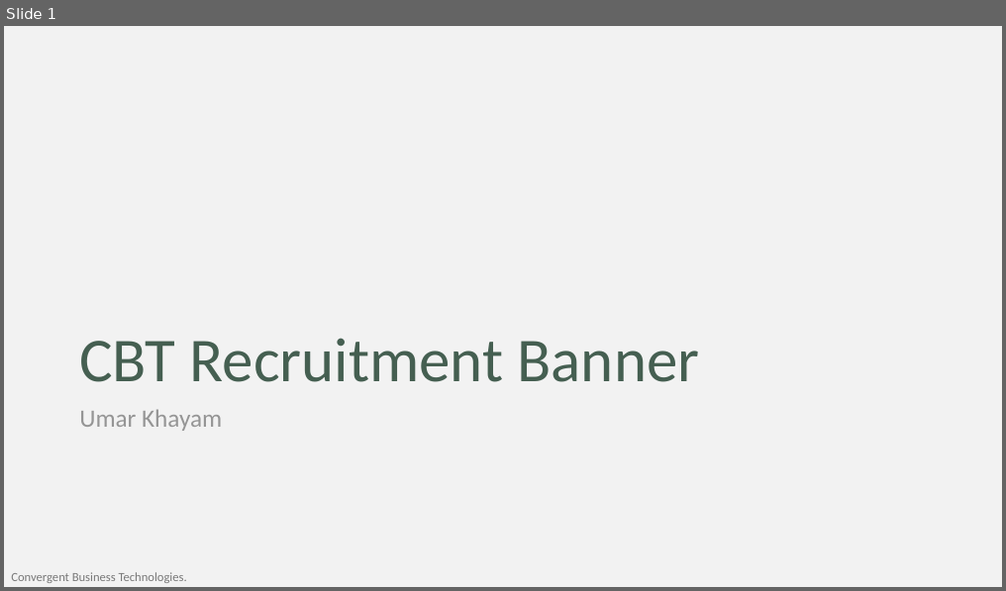
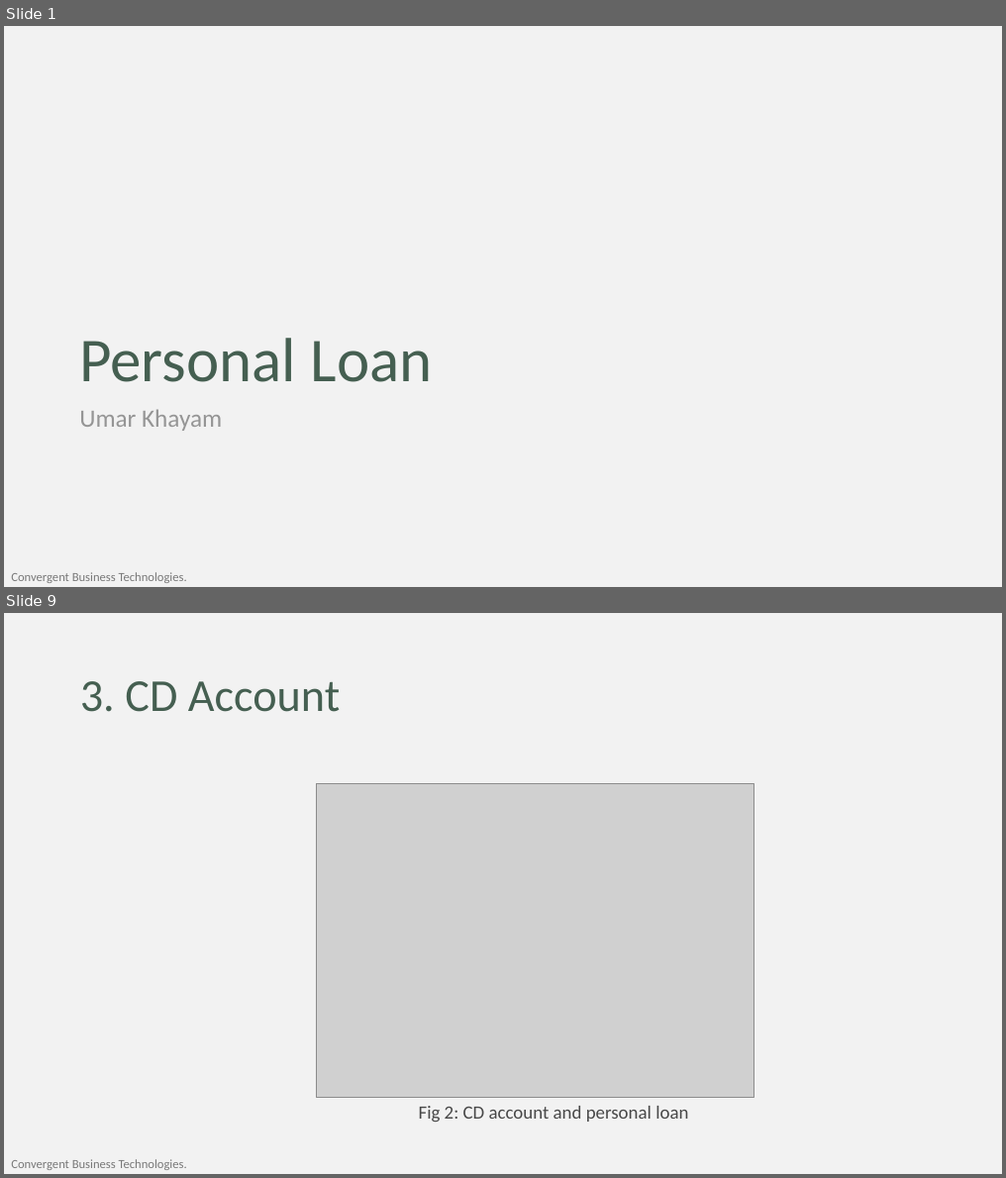
Before and after one commit to umar-khayam/Data-Science, a slide deck: Learning/Statistics/ISL/Presentation_v1.2.pptx. Shown one above the other, each under a label of ours: slide 1 before the commit, slides 1 and 9 after it; the slides between them are not shown. The pictures are 1006x591 and 1006x1178 pixels, drawn with LibreOffice and Linux fonts; fonts in the diff are those of the drawing; grey boxes stand for pictures; background and template pictures are left out. Boxes give left, top, right and bottom in pixels: in the first picture for what was removed or moved away, otherwise in the second. Text is boxed around its words. In the diff, an @@ line names an element or a change of style, - is before the commit and + after.

Commit message:
Bank Personal Loan

```diff
--- a/Learning/Statistics/ISL/Presentation_v1.2.pptx
+++ b/Learning/Statistics/ISL/Presentation_v1.2.pptx
@@ slide 9 added at (4, 613, 1002, 1174), background #F2F2F2; not listed: 1 template element that a slide beside it also shows @@
@@ title added at (80, 681, 340, 712), 44 pt, text #455F51 @@
+3. CD Account
@@ picture added at (316, 783, 754, 1097) @@
@@ text added at (419, 1106, 688, 1122), 18 pt, text #484848 @@
+Fig 2: CD account and personal loan
@@ slide 1 changed as well @@
@@ title at (79, 338, 433, 382): text changed @@
-CBT Recruitment Banner
+Personal Loan
```
Also in this commit, not shown: 16 other slides added, 10 slides removed, 7 other files.
